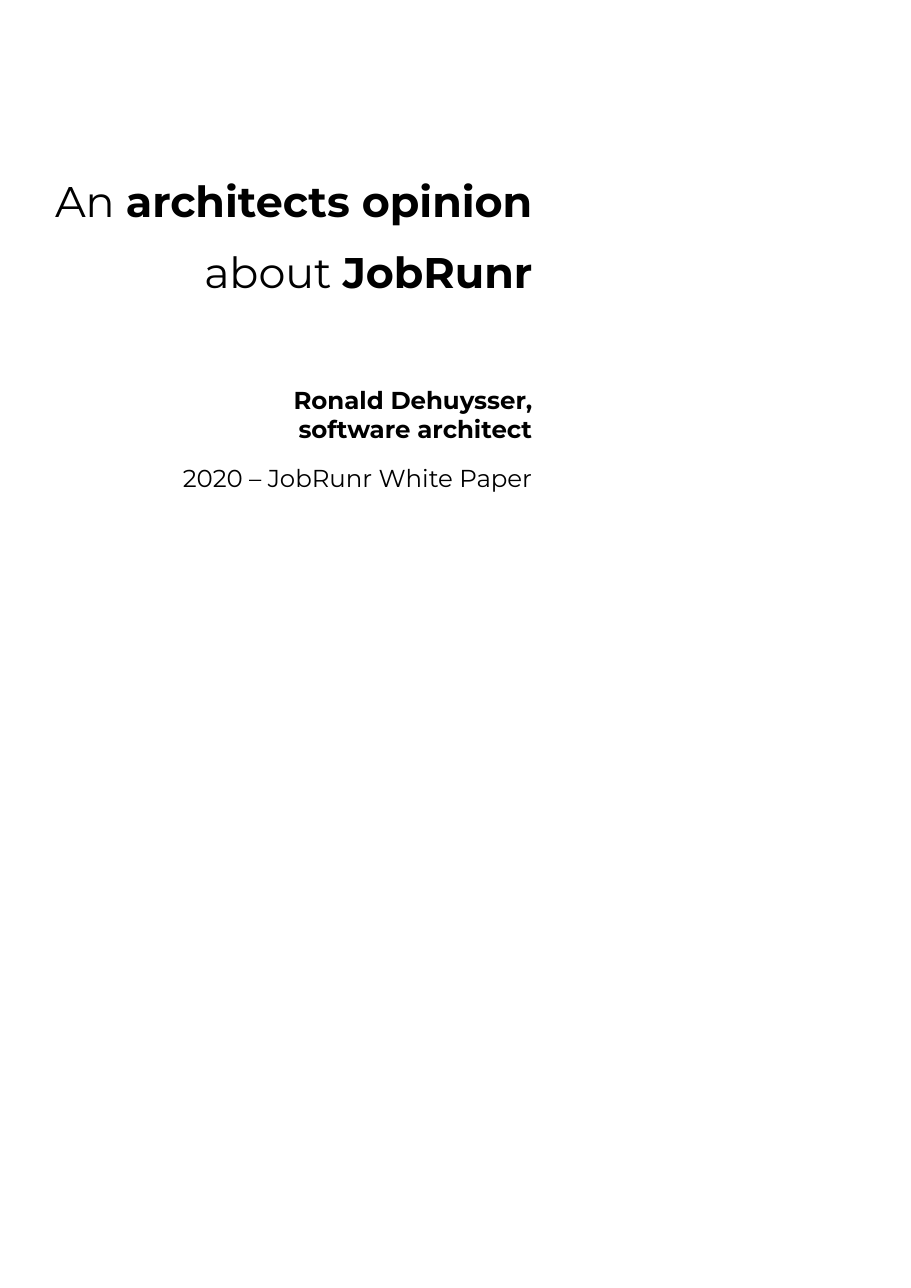
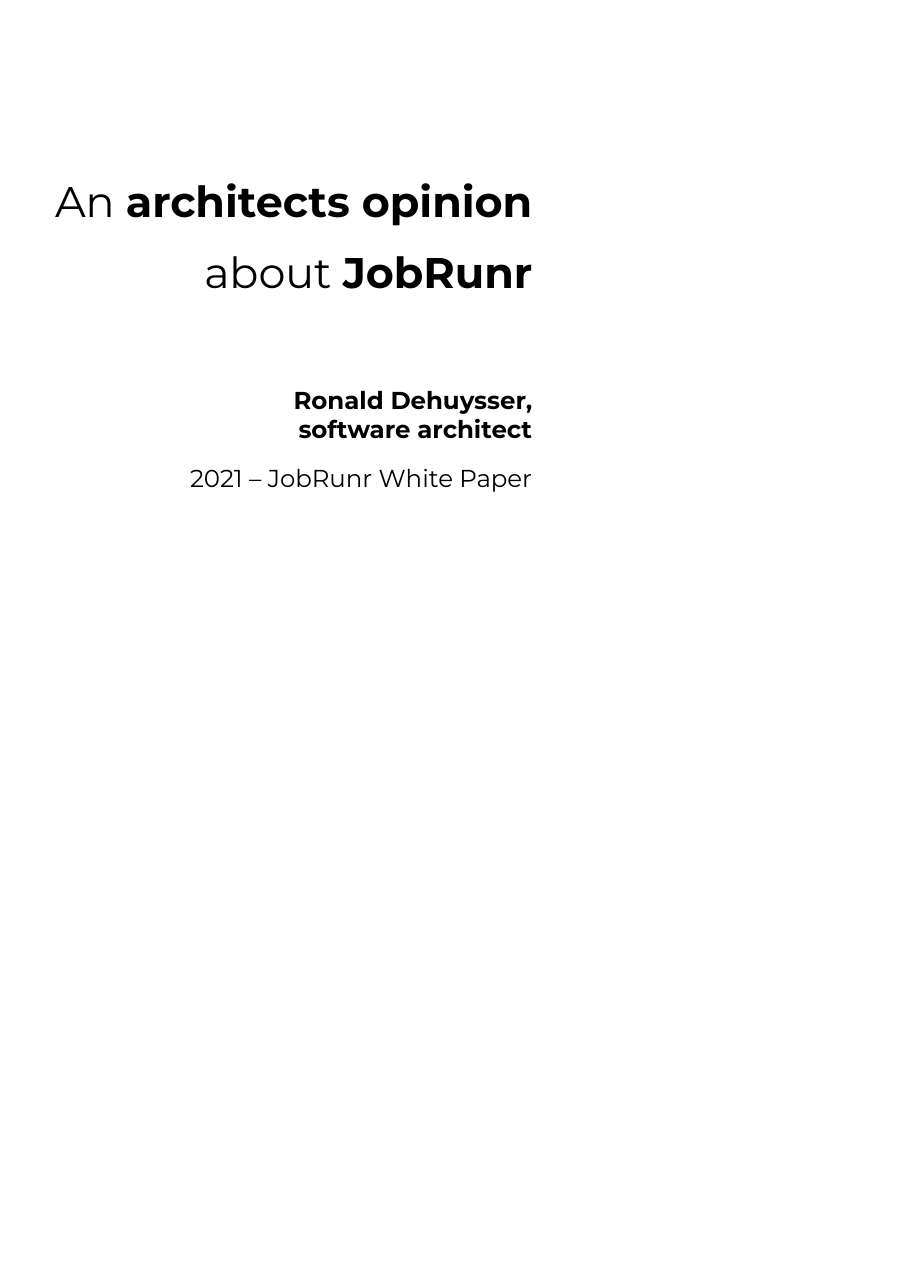
Before and after one commit to jobrunr/website, a slide deck: slide 1 of content/en/white-paper/whitepaper.odp. Drawn at 911x1288 pixels with LibreOffice and Linux fonts; fonts in the diff are those of the drawing; background and template pictures are left out. Boxes give left, top, right and bottom in pixels: in the first picture for what was removed or moved away, otherwise in the second. Text is boxed around its words. In the diff, an @@ line names an element or a change of style, - is before the commit and + after.

```diff
--- a/content/en/white-paper/whitepaper.odp
+++ b/content/en/white-paper/whitepaper.odp
@@ text at (190, 469, 532, 492): text changed @@
-2020 – JobRunr White Paper
+2021 – JobRunr White Paper
```
Also in this commit, not shown: 5 other slides changed, 28 other files.
